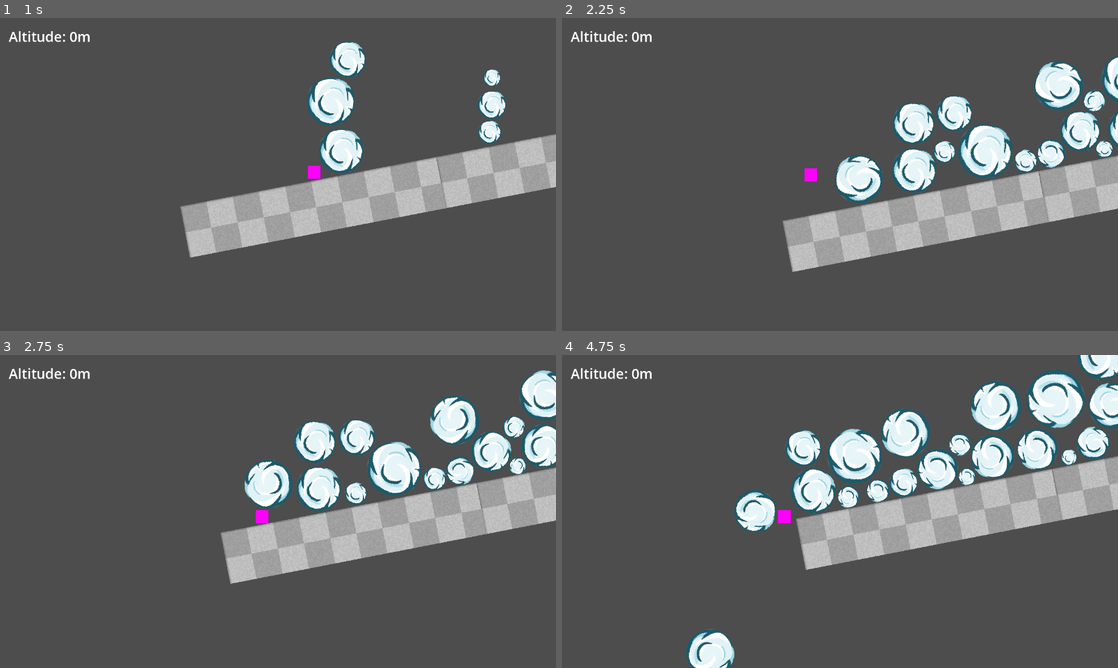
Above: before the commit, frames 1-4 (two rows, left to right).
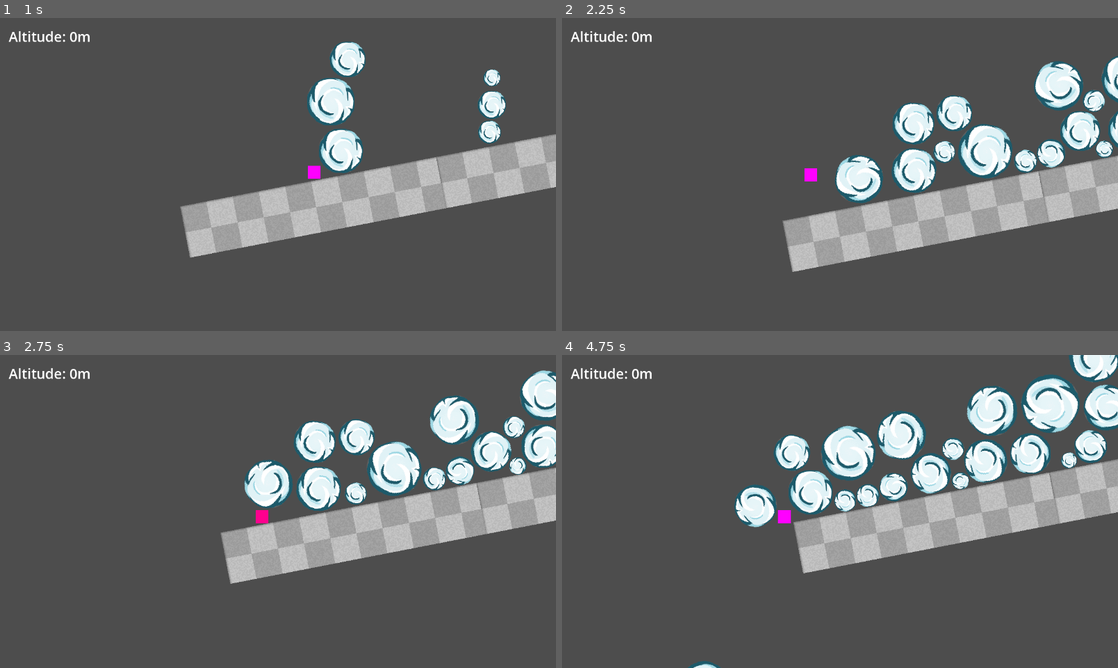
Above: after the commit, the same moments.

Repository: ashleyrevlett/avalanche
Game: Godot game, scene res://scene.tscn
Same seed, same stepped clock (60 frames per second), same inputs: the game is played once before the commit and once after it.
Inputs:
- Up to frame 1 (1 s): hold D (right) from 0.53 s (still down); tap Space (jump) at 0.77 s
- Up to frame 2 (2.25 s): release D (right) at 1.28 s; hold A (left) 1.28-2.03 s; tap Space (jump) at 1.52 s; hold D (right) from 2.03 s (still down)
- Up to frame 3 (2.75 s): keep holding D (right)
- Up to frame 4 (4.75 s): tap Space (jump) at 3.02, 3.77, 4.52 s; release D (right) at 3.53 s; hold A (left) from 3.53 s (still down)

Frame 1 is identical in both runs. In frame 2, less than 0.1% of the frame differs, in the area x 59-100%, y 14-56%; in frame 3, 0.5%; in frame 4, 14%, in the area x 22-100%, y 0-100%.

Commit message:
Add death by crushing

Diff:
--- a/scene.tscn
+++ b/scene.tscn
@@ -15,8 +15,49 @@
 [sub_resource type="PlaceholderTexture2D" id="PlaceholderTexture2D_770fh"]
 size = Vector2(50, 50)
 
+[sub_resource type="Animation" id="Animation_u01bd"]
+resource_name = "dying"
+length = 0.3
+loop_mode = 1
+tracks/0/type = "value"
+tracks/0/imported = false
+tracks/0/enabled = true
+tracks/0/path = NodePath(".:self_modulate")
+tracks/0/interp = 1
+tracks/0/loop_wrap = true
+tracks/0/keys = {
+"times": PackedFloat32Array(0, 0.3),
+"transitions": PackedFloat32Array(1, 1),
+"update": 0,
+"values": [Color(1, 1, 1, 1), Color(1, 0, 0, 1)]
+}
+
+[sub_resource type="Animation" id="Animation_sq7yu"]
+length = 0.001
+tracks/0/type = "value"
+tracks/0/imported = false
+tracks/0/enabled = true
+tracks/0/path = NodePath(".:self_modulate")
+tracks/0/interp = 1
+tracks/0/loop_wrap = true
+tracks/0/keys = {
+"times": PackedFloat32Array(0),
+"transitions": PackedFloat32Array(1),
+"update": 0,
+"values": [Color(1, 1, 1, 1)]
+}
+
+[sub_resource type="AnimationLibrary" id="AnimationLibrary_3beka"]
+_data = {
+"RESET": SubResource("Animation_sq7yu"),
+"dying": SubResource("Animation_u01bd")
+}
+
 [sub_resource type="RectangleShape2D" id="RectangleShape2D_1esqg"]
 size = Vector2(57.3876, 54)
+
+[sub_resource type="RectangleShape2D" id="RectangleShape2D_vua0g"]
+size = Vector2(36.2448, 4)
 
 [node name="Game" type="Node2D"]
 position = Vector2(0, -2)
@@ -83,6 +124,12 @@
 hframes = 3
 vframes = 4
 
+[node name="AnimationPlayer" type="AnimationPlayer" parent="Character/Sprite2D"]
+unique_name_in_owner = true
+libraries = {
+"": SubResource("AnimationLibrary_3beka")
+}
+
 [node name="GroundDetector" type="Area2D" parent="Character"]
 
 [node name="CollisionShape2D" type="CollisionShape2D" parent="Character/GroundDetector"]
@@ -95,6 +142,13 @@
 
 [node name="RemoteTransform2D" type="RemoteTransform2D" parent="Character"]
 remote_path = NodePath("../../Camera2D")
+
+[node name="HeadDetector" type="Area2D" parent="Character"]
+unique_name_in_owner = true
+position = Vector2(0, -25)
+
+[node name="CollisionShape2D" type="CollisionShape2D" parent="Character/HeadDetector"]
+shape = SubResource("RectangleShape2D_vua0g")
 
 [node name="Terrain" type="Node2D" parent="."]
 position = Vector2(0, -33)
@@ -150,5 +204,8 @@
 text = "Altitude: 0"
 
 [connection signal="body_entered" from="Character/GroundDetector" to="Character" method="_on_ground_detector_body_entered"]
+[connection signal="body_exited" from="Character/GroundDetector" to="Character" method="_on_ground_detector_body_exited"]
 [connection signal="screen_entered" from="Character/VisibleOnScreenNotifier2D" to="Character" method="_on_screen_entered"]
 [connection signal="screen_exited" from="Character/VisibleOnScreenNotifier2D" to="Character" method="_on_screen_exited"]
+[connection signal="body_entered" from="Character/HeadDetector" to="Character" method="_on_head_detector_body_entered"]
+[connection signal="body_exited" from="Character/HeadDetector" to="Character" method="_on_head_detector_body_exited"]
--- a/scripts/character.gd
+++ b/scripts/character.gd
@@ -13,10 +13,15 @@
 @onready var camera_rect: Rect2
 @onready var player_width: float
 
+var on_ground = true
 var jumps_since_ground = 0
 var time_elapsed_offscreen = 0
 var is_onscreen = true
-var time_offscreen_til_death = 2 # sec
+var time_offscreen_til_death = 1 # sec
+
+var bodies_on_head = []
+var time_elapsed_crushed = 0
+var time_crushed_til_death = .5 # sec
 
 func _ready():
 	player_width = %CollisionShape2D.shape.get_rect().size.x
@@ -49,7 +54,7 @@
 
 	_clamp_position()
 
-	# detect player death
+	# detect player death by off camera position
 	if not is_onscreen:
 		time_elapsed_offscreen += delta
 		# print("time_elapsed_offscreen", time_elapsed_offscreen)
@@ -57,9 +62,25 @@
 	if time_elapsed_offscreen >= time_offscreen_til_death:
 		player_death.emit()
 
+	# detect player death by crushing
+	if (bodies_on_head.size() > 0 and on_ground):
+		time_elapsed_crushed += delta
+		%AnimationPlayer.play("dying")
+	else:
+		time_elapsed_crushed = 0
+		%AnimationPlayer.play("RESET")
+
+	if time_elapsed_crushed > time_crushed_til_death:
+		player_death.emit()
+
 
 func _on_ground_detector_body_entered(body):
+	on_ground = true
 	jumps_since_ground = 0
+
+
+func _on_ground_detector_body_exited(body):
+	on_ground = false
 
 
 func _on_screen_exited():
@@ -71,3 +92,11 @@
 	is_onscreen = true
 	time_elapsed_offscreen = 0
 	print("_on_screen_entered, is_onscreen:", is_onscreen)
+
+
+func _on_head_detector_body_entered(body):
+	bodies_on_head.append(body)
+
+
+func _on_head_detector_body_exited(body):
+	bodies_on_head.erase(body)
--- a/scripts/game.gd
+++ b/scripts/game.gd
@@ -17,7 +17,7 @@
 
 func _on_game_over():
 	print("Game over!")
-	%GameOverLabel.text = "Game Over!\n Final Altitude: %s" % altitude
+	%GameOverLabel.text = "Game Over!\n Final Altitude: %s" % floor(altitude)
 	%GameOverUI.show()
 	get_tree().paused = true
 
Not shown: 1 places in scene.tscn that only renumber resources
